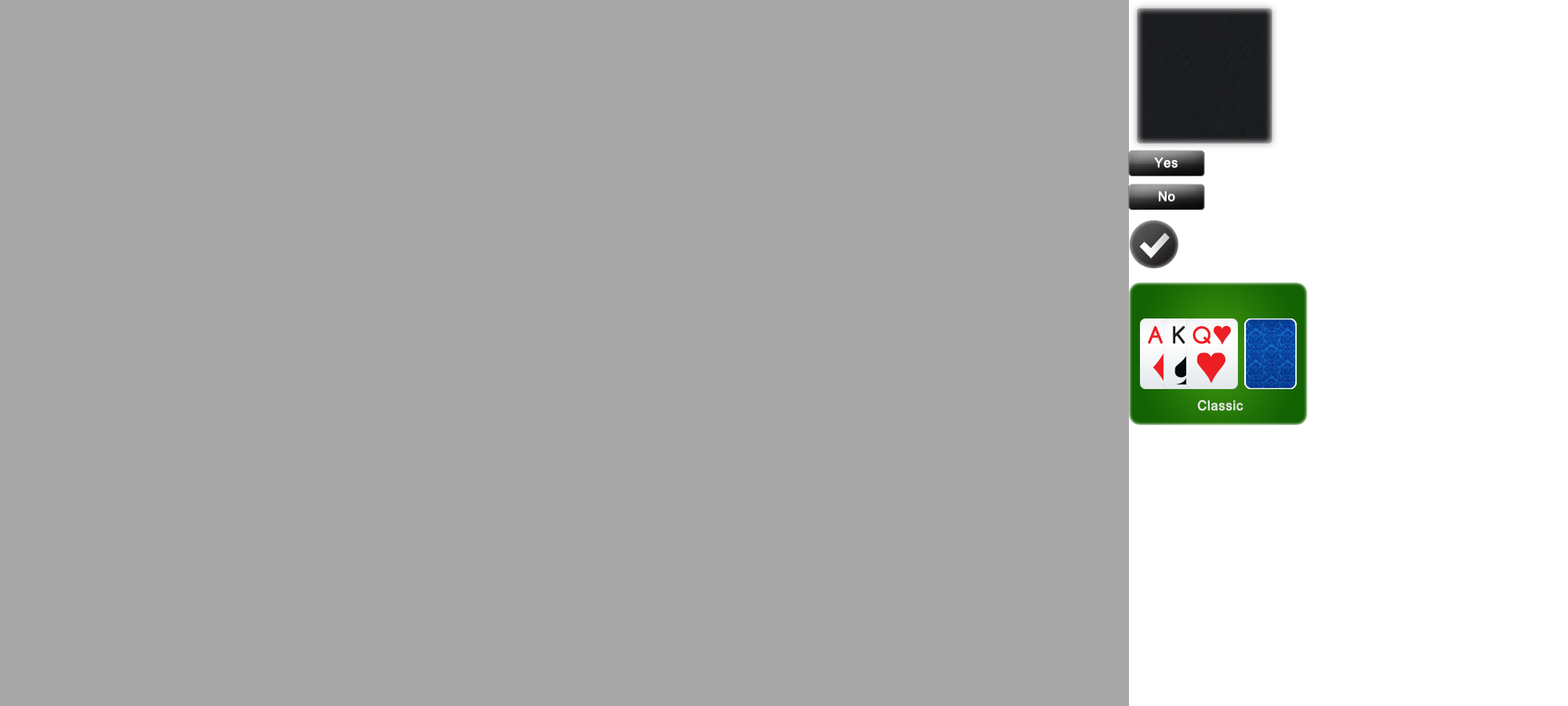
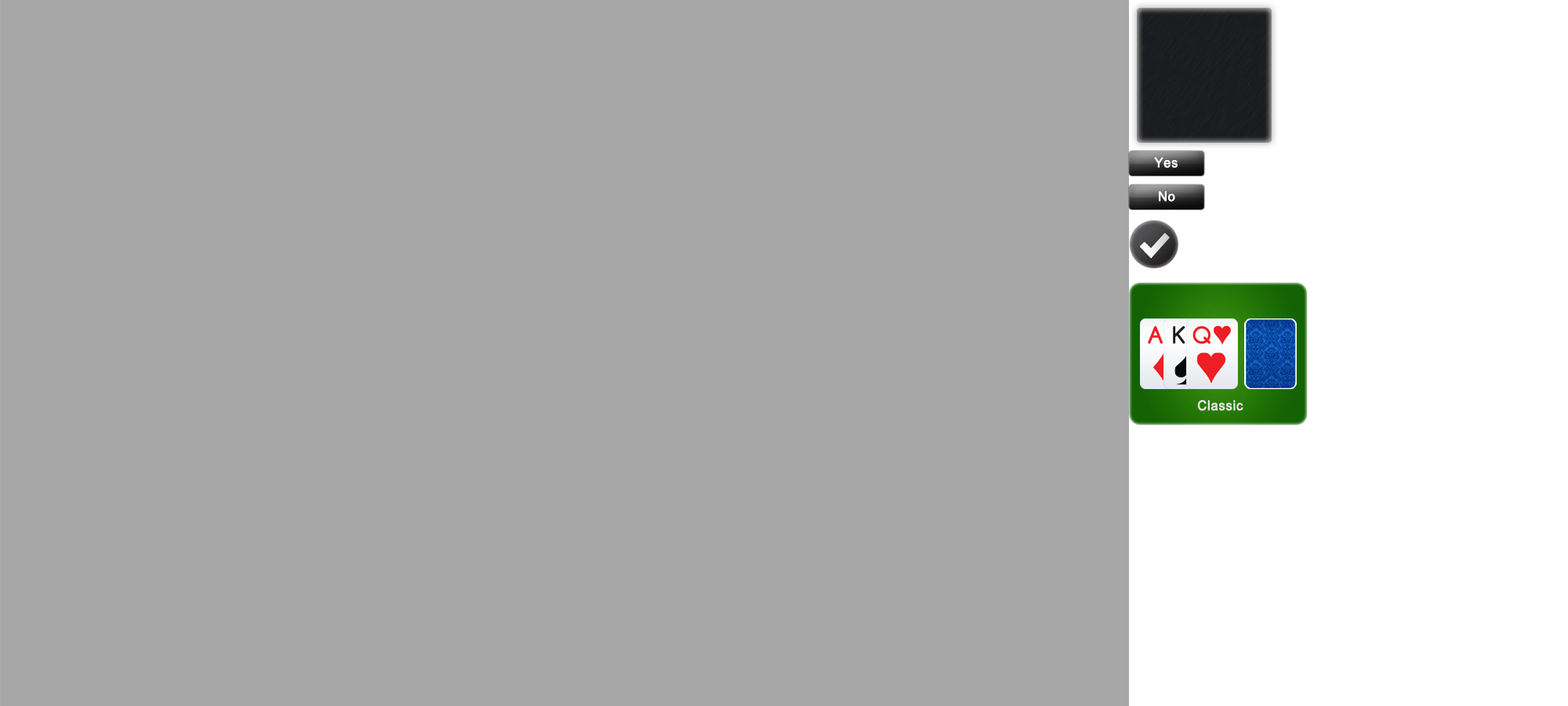
Layers edited between the first and the second 1568×706 image:
painted on "Shape 1" over [1136, 7, 1273, 144]
